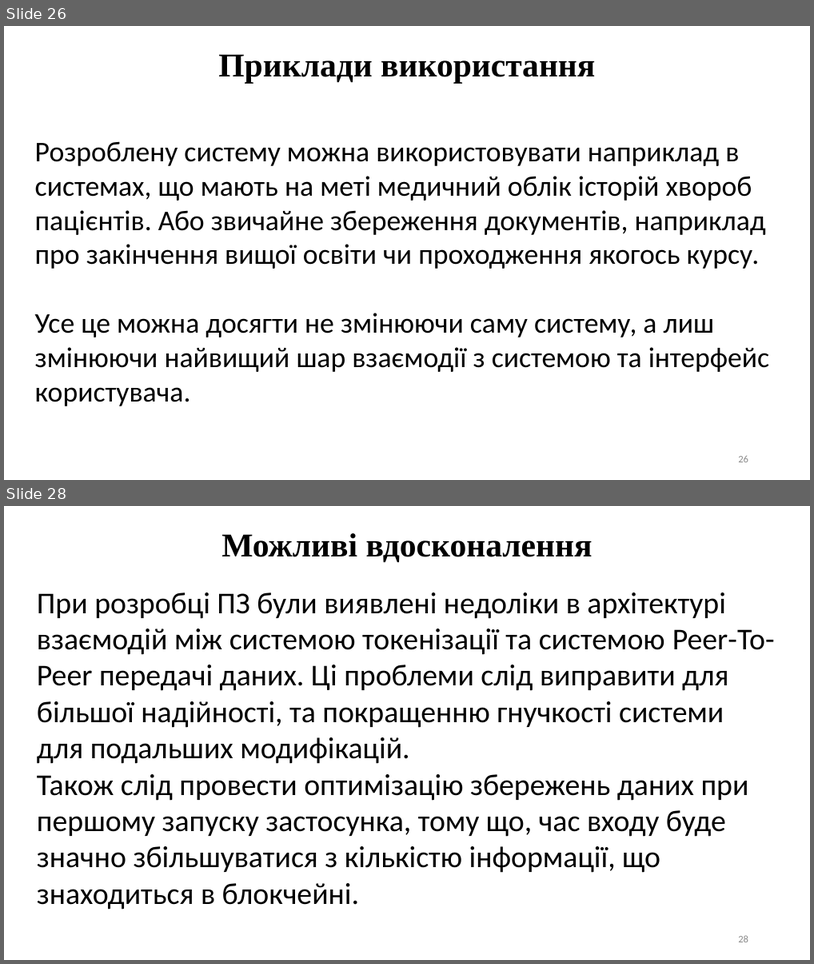
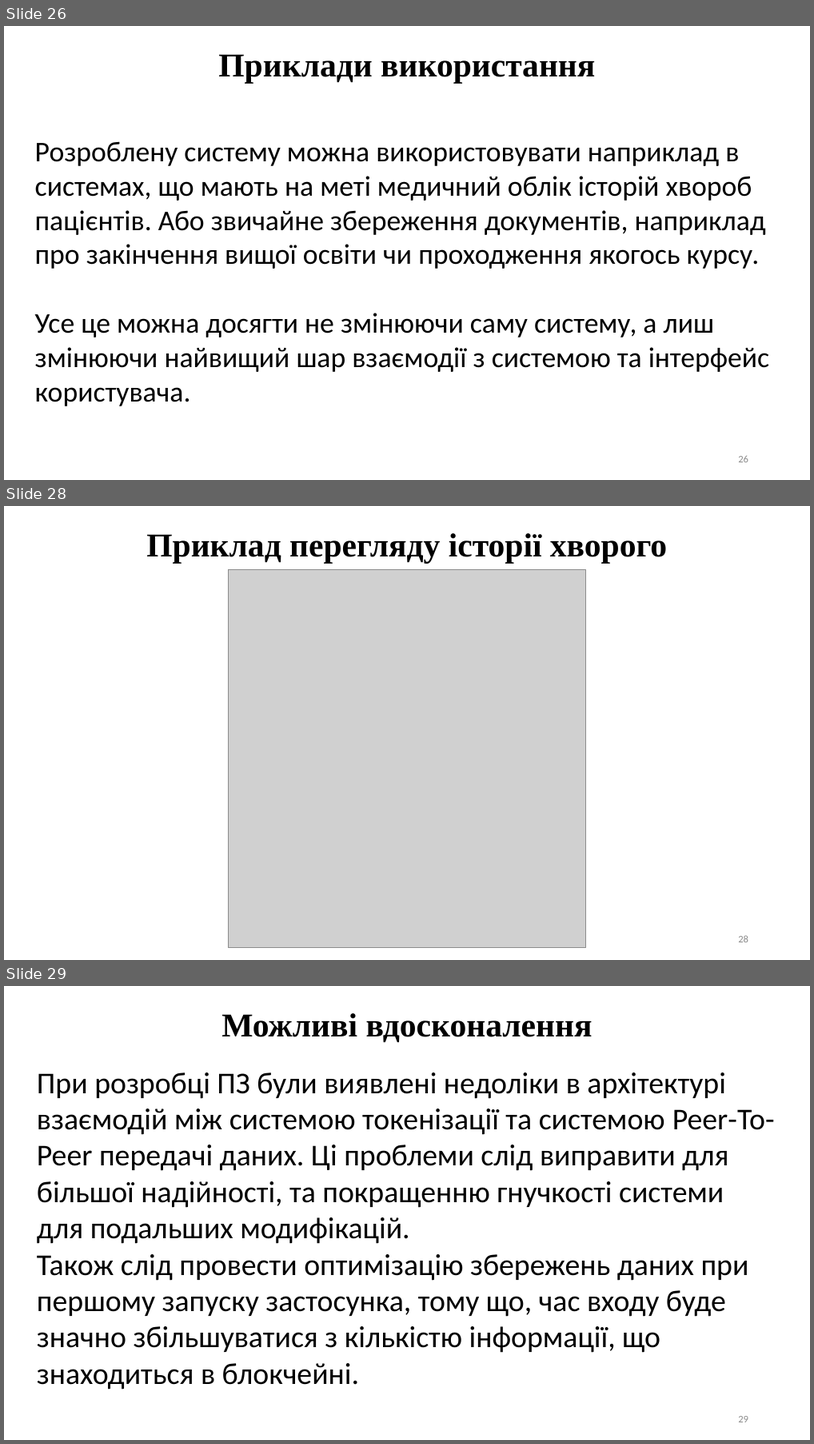
Before and after one commit to Lenartov/source, a slide deck: Диплом/Диплом презентація.pptx. Shown one above the other, each under a label of ours: slides 26 and 28 before the commit, slides 26, 28 and 29 after it; the slides between them are not shown. The pictures are 814x964 and 814x1444 pixels, drawn with LibreOffice and Linux fonts; fonts in the diff are those of the drawing; grey boxes stand for pictures. Boxes give left, top, right and bottom in pixels: in the first picture for what was removed or moved away, otherwise in the second. Text is boxed around its words. In the diff, an @@ line names an element or a change of style, - is before the commit and + after.

```diff
--- a/Диплом/Диплом презентація.pptx
+++ b/Диплом/Диплом презентація.pptx
@@ slide 28 added at bbox=[4, 506, 810, 960], background #FFFFFF @@
@@ text added at bbox=[146, 533, 667, 563], 39.6 pt, text #000000, bold @@
+Приклад перегляду історії хворого
@@ picture added at bbox=[229, 570, 586, 947] @@
@@ page number added at bbox=[738, 935, 749, 942], 12 pt, text #8C8C8C @@
+28
@@ what was slide 28 is now slide 29 @@
```
Also in this commit, not shown: 1 slide changed, 1 other slide added.
